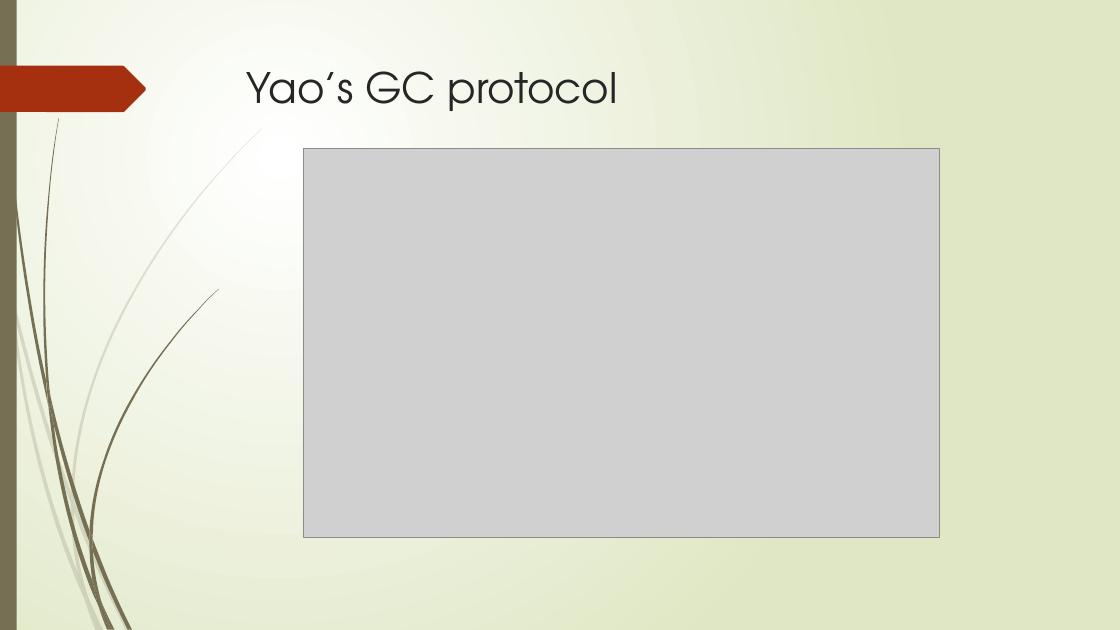
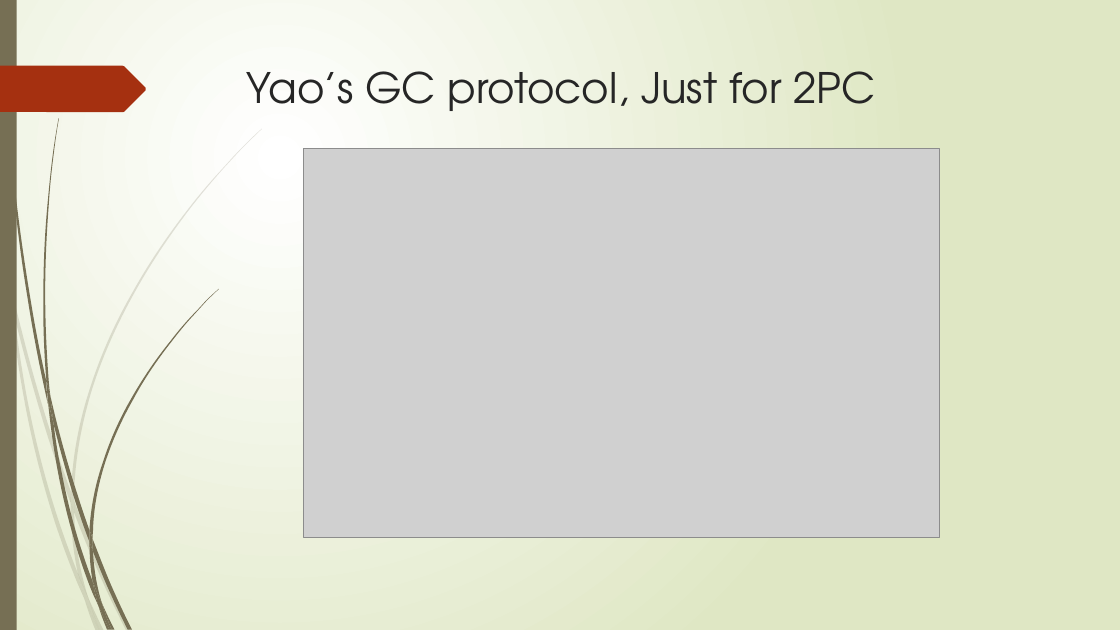
Before and after one commit to Voidkai/MPC_PSI, a slide deck: slide 7 of PowerPoint/ABY.pptx. Drawn at 1120x630 pixels with LibreOffice and Linux fonts; fonts in the diff are those of the drawing; grey boxes stand for pictures. Boxes give left, top, right and bottom in pixels: in the first picture for what was removed or moved away, otherwise in the second. Text is boxed around its words. In the diff, an @@ line names an element or a change of style, - is before the commit and + after.

```diff
--- a/PowerPoint/ABY.pptx
+++ b/PowerPoint/ABY.pptx
@@ title at (247,71,875,111): text changed @@
-Yao’s GC protocol
+Yao’s GC protocol, Just for 2PC
```
Also in this commit, not shown: 2 other slides changed, 5 slides added, 1 slide removed, 1 other file.
